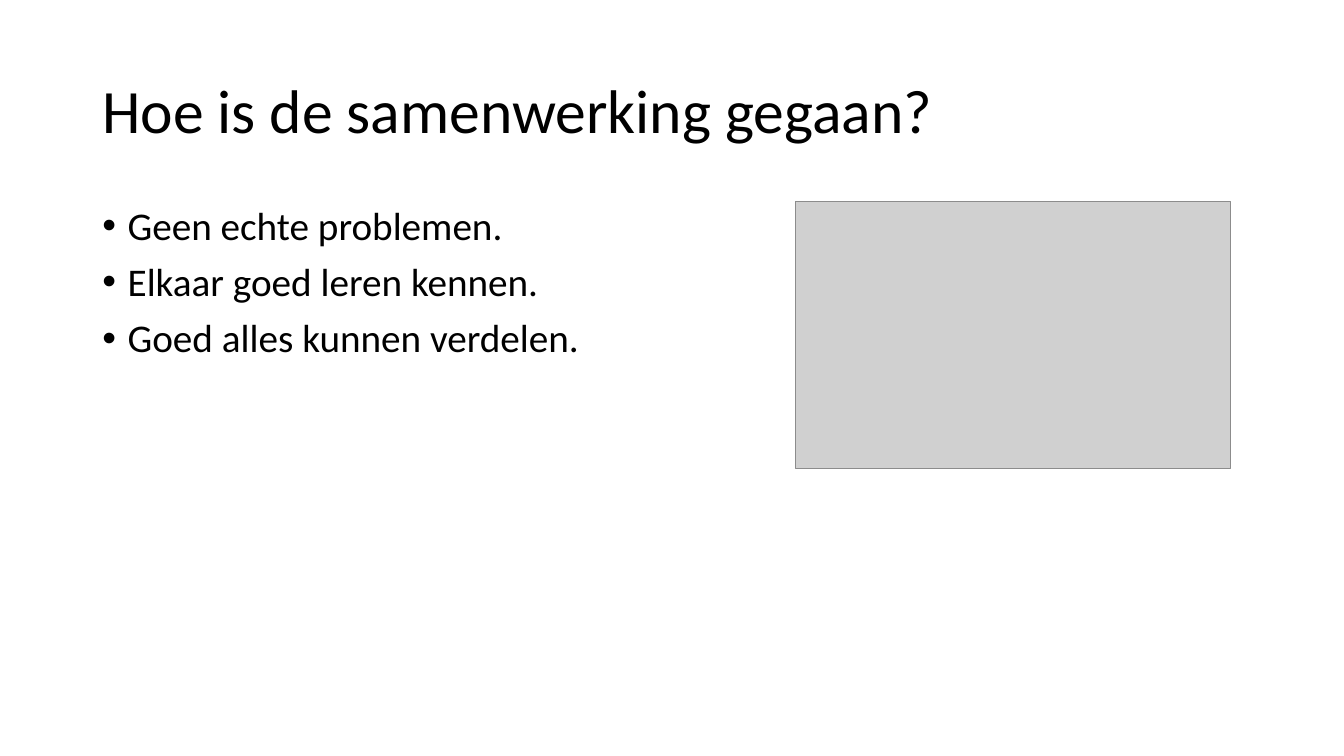
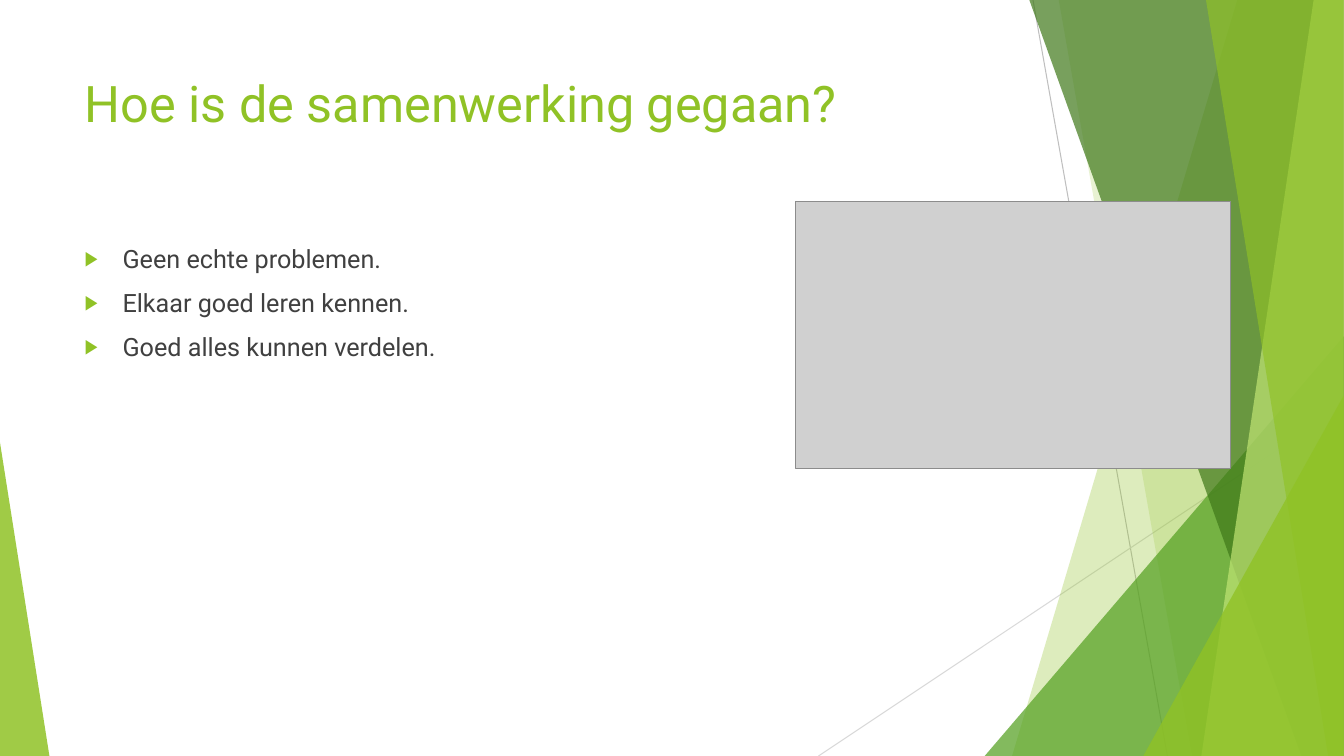
Before and after one commit to DeGokkers/De_Gokker, a slide deck: slide 9 of Project Files - Documentatie/Presentatie.pptx. Drawn at 1344x756 pixels with LibreOffice and Linux fonts; fonts in the diff are those of the drawing; grey boxes stand for pictures. Boxes give left, top, right and bottom in pixels: in the first picture for what was removed or moved away, otherwise in the second. Text is boxed around its words. In the diff, an @@ line names an element or a change of style, - is before the commit and + after.

```diff
--- a/Project Files - Documentatie/Presentatie.pptx
+++ b/Project Files - Documentatie/Presentatie.pptx
@@ title "Hoe is de samenwerking gegaan?": place and size @@
-title "Hoe is de samenwerking gegaan?" at (102, 90, 932, 144)
+title "Hoe is de samenwerking gegaan?" at (85, 84, 837, 133)
@@ title "Hoe is de samenwerking gegaan?" at (85, 84, 837, 133): size 44 to 36 pt, font Calibri to Roboto, text colour #000000 to #90C226; line spacing 0.9 to 1; vertical alignment middle to top @@
@@ text "Geen echte problemen.": place and size @@
-text "Geen echte problemen." at (128, 212, 579, 353)
+text "Geen echte problemen." at (123, 249, 435, 357)
@@ text "Geen echte problemen." at (123, 249, 435, 357): size 28 to 18 pt, font Calibri to Roboto, text colour #000000 to #404040; bullet • to ▶; line spacing 0.9 to 1 @@
@@ group added at (0, 0, 1344, 756): 5 freeform shapes, 3 triangles, 2 lines @@
```
Also in this commit, not shown: 8 other slides changed.
